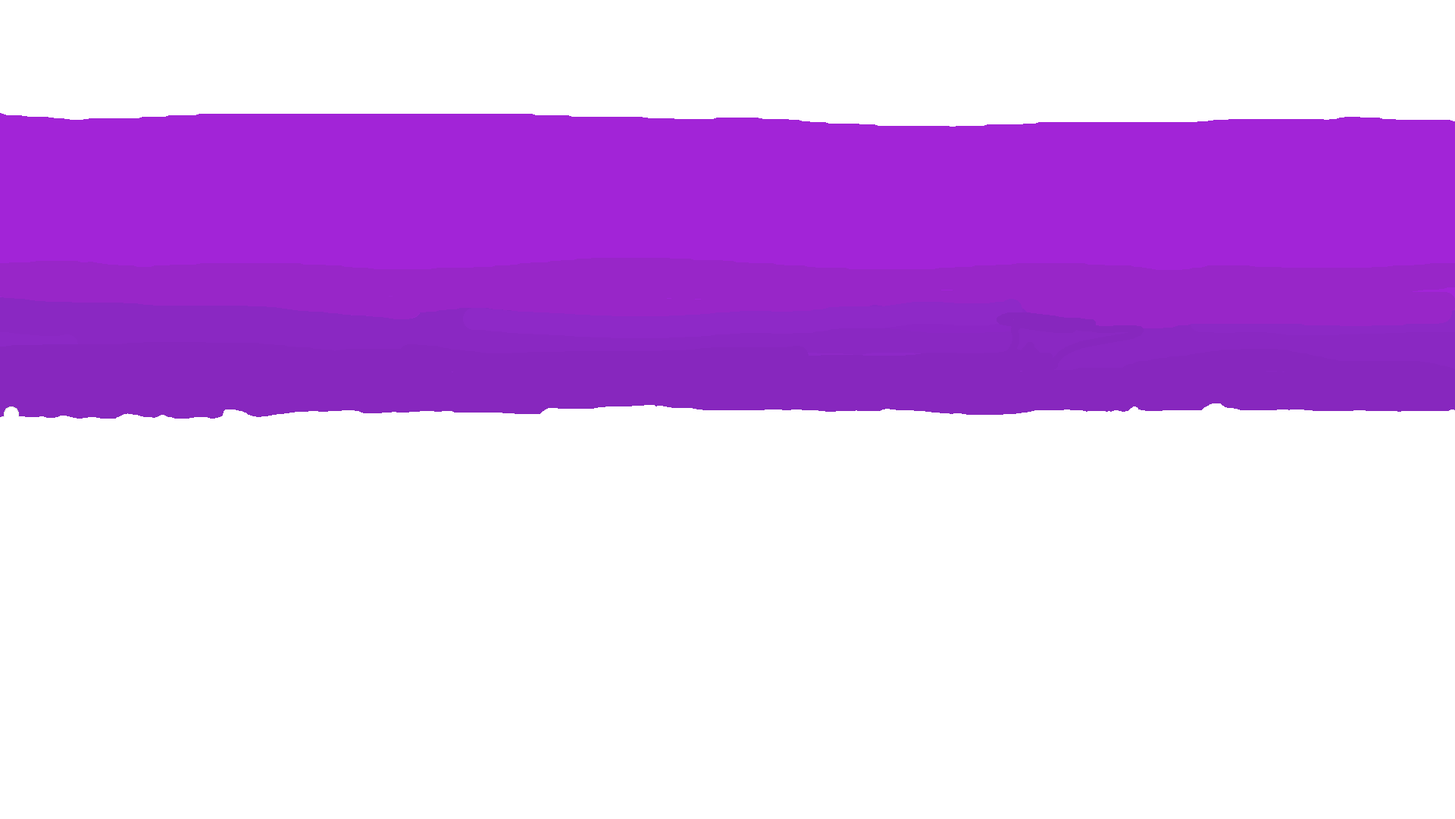
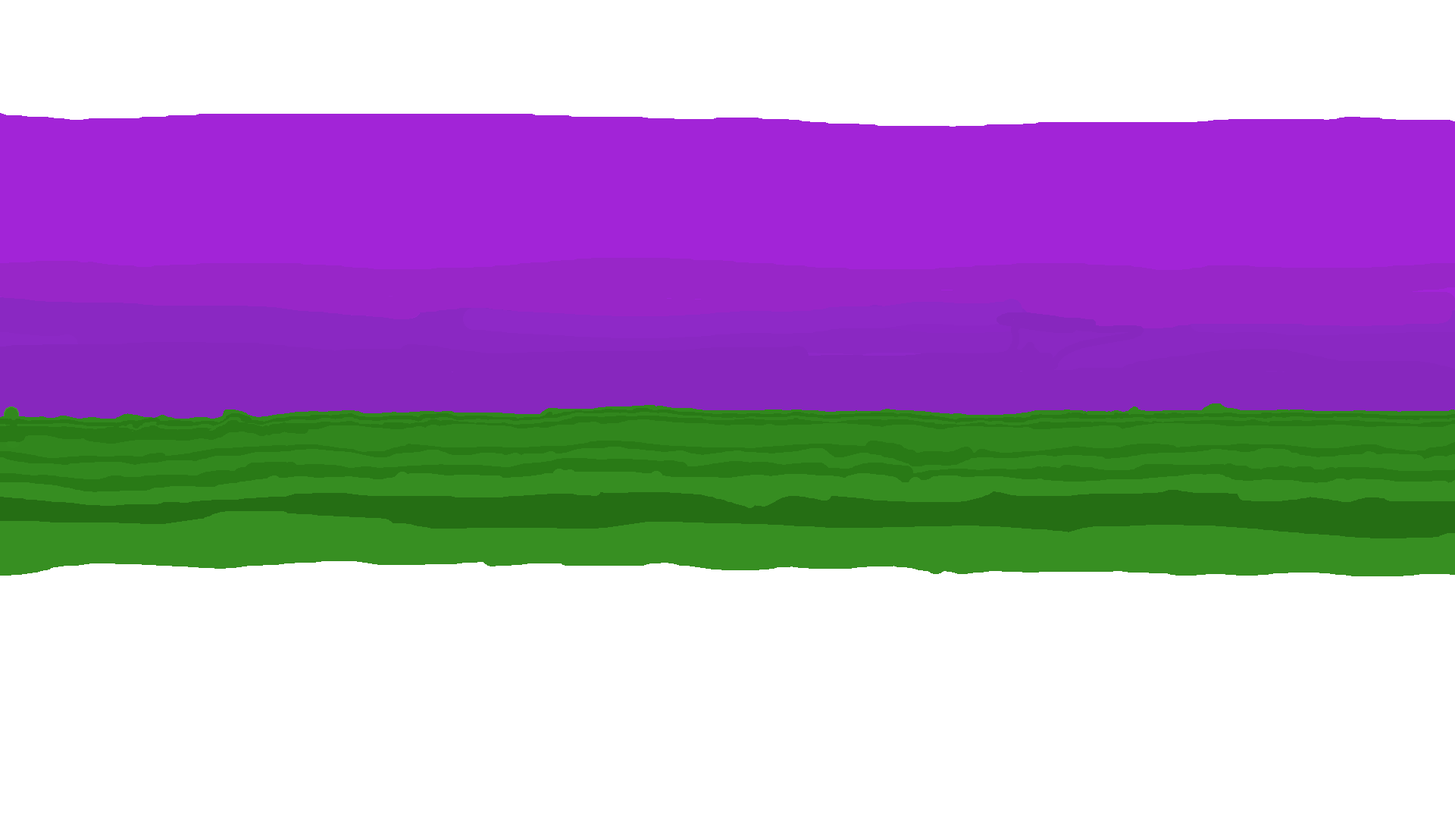
Comparing the layer stacks of the two (1455, 819) images. Changes:
showed "ground", painted on it over [left=0, top=403, right=1455, bottom=577]
